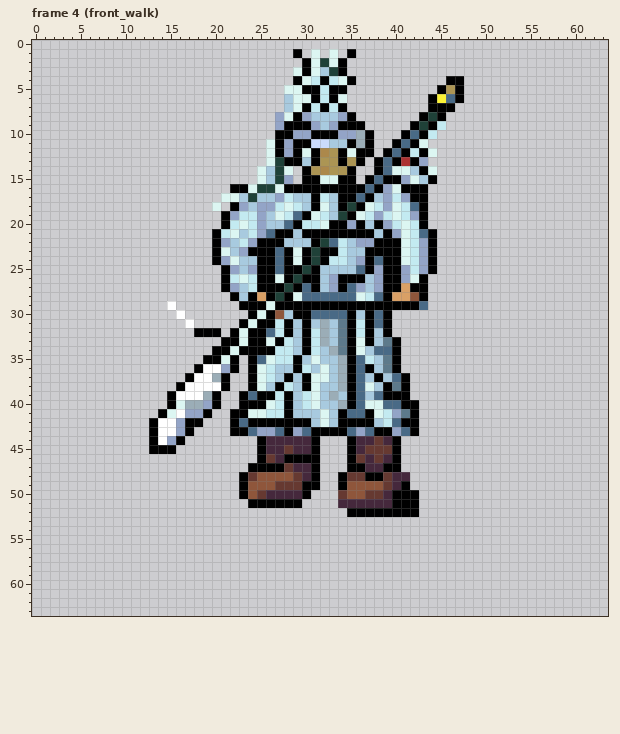
File history of a pixel-art file, Assets/Resources/Characters/赵云/zhaoyun.aseprite. Above, as it was before the edit.
64x64 pixels, 16 frames. Colours within 5 levels of each other are drawn and written as one. Shown: frame 4 (front_walk). The commit also changed other frames, which this record leaves out.
After:
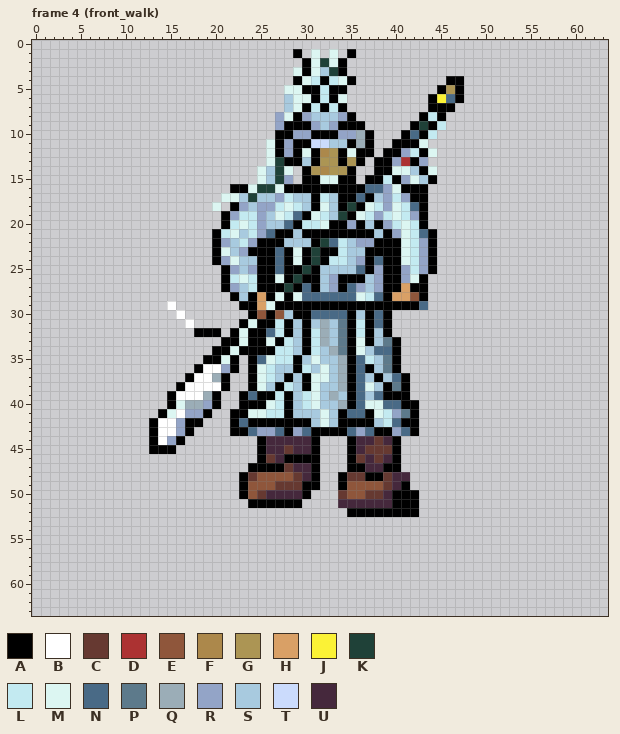
Palette (. is transparent): A #000000  B #ffffff  C #663931  D #ac3232  E #8f563b  F #ac884b  G #ac9554  H #d9a066  J #fbf236  K #1f4138  L #c3eaf1  M #dcf6f2  N #496a86  P #5d7a8b  Q #9badb7  R #93a4c7  S #a8cadf  T #cbdbfc  U #45283c
Difference:
layer "weapon" now shown
layer "weapon front" now hidden
Frame 4 (front_walk):
y 8: x 44 K -> L
y 11: x 41 N -> A
y 12: x 40..41 NA -> AR
y 13: x 39..40 NA -> AR
y 14: x 39 N -> A
y 15: x 38..39 NA -> AL
y 16: x 38 A -> N
y 28: x 27 K -> M
y 29: x 25 A -> H
y 30: x 25 M -> E
